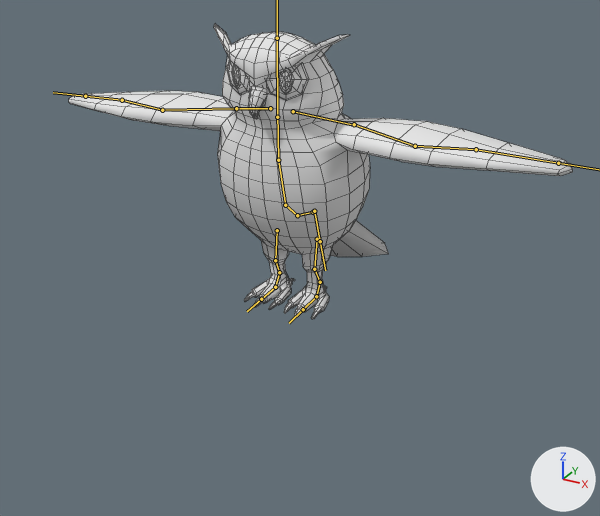
Renders of the FBX model PigeonTheGame/Assets/3D_Models/Enemies/Owl/Owl_Baked.fbx from each side of a commit.
The view is the same before and after, from a camera (50 mm lens) standing at (19.8, -34.8, 20.2) and looking at (3.1, -4.5, 5.0). Every picture has the same lights, and +X, +Y and +Z are marked at lower right. The bones that bend it are drawn over the model as lines. Mesh edges are drawn as thin lines.

Objects in the first picture: 'OWL'.
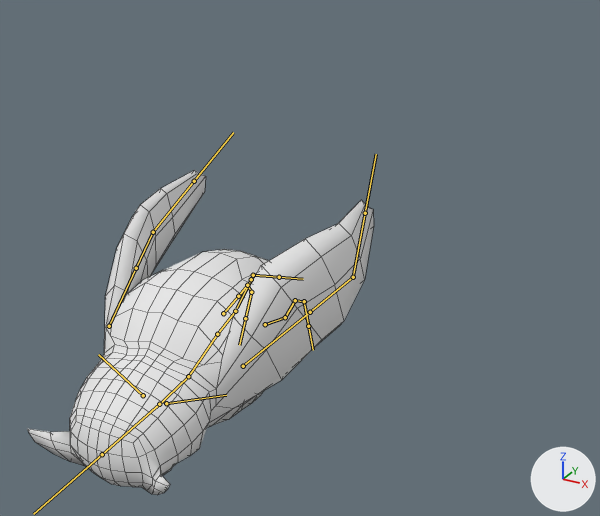
The newer file adds an action. The first version stands in its rest pose; the second is drawn at frame 11 of the action 'OwlRig|Owl_attack1'.

What the commit changed:
Bone 'spine' (bone_spine) moves from (0.0, 0.0, 0.0) to (0.0, 6.08, 2.8).
Bone 'spine' (bone_spine) turns from (0, 0, 0) to (49, 0, 0) degrees about its own x, y and z.
Bone 'Belly' (bone_belly) turns from (0, 0, 0) to (7, 0, 0) degrees about its own x, y and z.
Bone 'Chest2' (bone_chest2) turns from (0, 0, 0) to (44, 0, 0) degrees about its own x, y and z.
Bone 'Chest1' (bone_chest1) turns from (0, 0, 0) to (-5, 0, 0) degrees about its own x, y and z.
Bone 'upper_arm.L' (bone_upper_arm_l) moves from (0.0, 0.0, 0.0) to (-0.91, 0.02, -0.92).
Bone 'upper_arm.L' (bone_upper_arm_l) turns from (0, 0, 0) to (-58, 10, 47) degrees about its own x, y and z.
Bone 'forearm.L' (bone_forearm_l) turns from (0, 0, 0) to (-7, 1, -23) degrees about its own x, y and z.
Bone 'hand.L' (bone_hand_l) turns from (0, 0, 0) to (-17, 9, 6) degrees about its own x, y and z.
Bone 'upper_arm.R' (bone_upper_arm_r) moves from (0.0, 0.0, 0.0) to (0.91, 0.02, -0.92).
Bone 'upper_arm.R' (bone_upper_arm_r) turns from (0, 0, 0) to (-58, -10, -47) degrees about its own x, y and z.
Bone 'forearm.R' (bone_forearm_r) turns from (0, 0, 0) to (-7, -1, 23) degrees about its own x, y and z.
Bone 'hand.R' (bone_hand_r) turns from (0, 0, 0) to (-17, -9, -6) degrees about its own x, y and z.
Bone 'Upper_leg.L' (bone_upper_leg_l) turns from (0, 0, 0) to (37, 0, -7) degrees about its own x, y and z.
Bone 'Lower_leg.L' (bone_lower_leg_l) turns from (0, 0, 0) to (8, 0, -1) degrees about its own x, y and z.
Bone 'Upper_leg.R' (bone_upper_leg_r) turns from (0, 0, 0) to (56, 0, 10) degrees about its own x, y and z.
Bone 'Lower_leg.R' (bone_lower_leg_r) turns from (0, 0, 0) to (-35, -1, -2) degrees about its own x, y and z.
Bone 'spine.002' (bone_spine_002) moves from (0.0, 0.0, 0.0) to (0.0, 0.1, 0.11).
Bone 'spine.002' (bone_spine_002) turns from (0, 0, 0) to (-1, 1, -8) degrees about its own x, y and z.

Location of each change, (x1, y1, x2, y2) in pixels of the pictures (600 x 516 px):
'OWL', posed (31% narrower, 10% taller): before (69, 24, 573, 319); after (27, 170, 374, 495)
bone 'spine', root to tip: before (313, 212) to (299, 215); after (251, 279) to (237, 308)
bone 'Belly', root to tip: before (297, 215) to (285, 205); after (235, 311) to (217, 334)
bone 'Chest2', root to tip: before (285, 205) to (278, 160); after (217, 334) to (188, 376)
bone 'Chest1', root to tip: before (278, 160) to (277, 112); after (188, 376) to (156, 407)
bone 'upper_arm.L', root to tip: before (354, 124) to (415, 146); after (243, 366) to (310, 312)
bone 'forearm.L', root to tip: before (415, 146) to (476, 149); after (310, 312) to (353, 277)
bone 'hand.L', root to tip: before (476, 149) to (558, 163); after (353, 277) to (365, 213)
bone 'upper_arm.R', root to tip: before (236, 108) to (162, 110); after (109, 326) to (136, 268)
bone 'forearm.R', root to tip: before (162, 110) to (122, 100); after (136, 268) to (153, 232)
bone 'hand.R', root to tip: before (122, 100) to (85, 96); after (153, 232) to (194, 181)
bone 'Upper_leg.L', root to tip: before (317, 239) to (314, 269); after (265, 324) to (285, 317)
bone 'Lower_leg.L', root to tip: before (314, 269) to (320, 282); after (285, 317) to (295, 300)
bone 'Upper_leg.R', root to tip: before (277, 230) to (275, 260); after (223, 313) to (238, 296)
bone 'Lower_leg.R', root to tip: before (275, 260) to (279, 272); after (238, 296) to (247, 285)
bone 'spine.002', root to tip: before (314, 211) to (320, 241); after (253, 275) to (279, 277)
